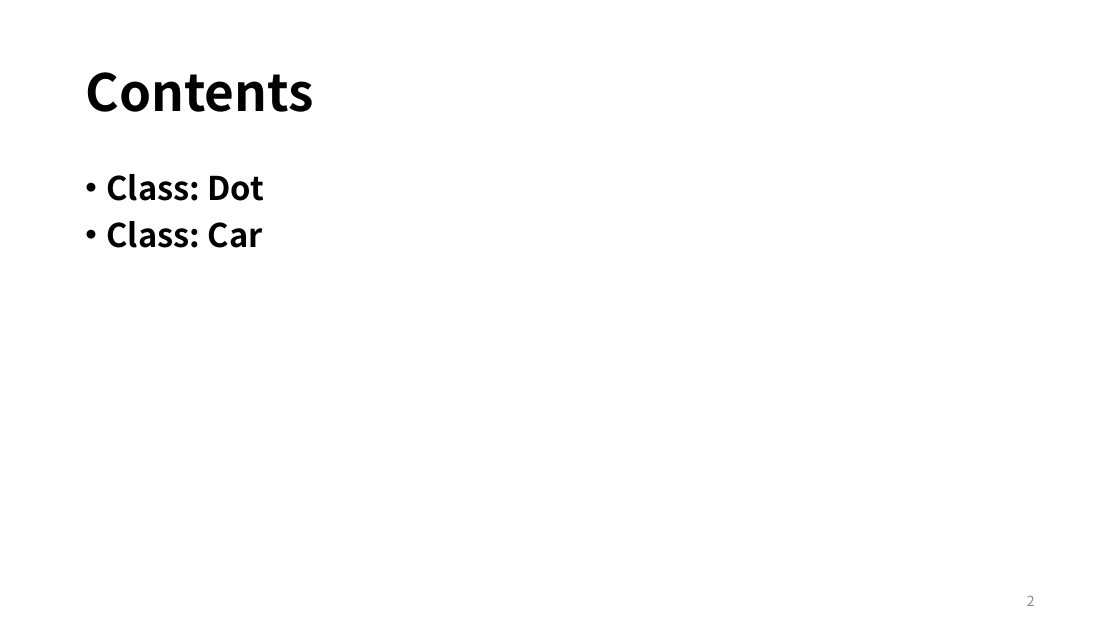
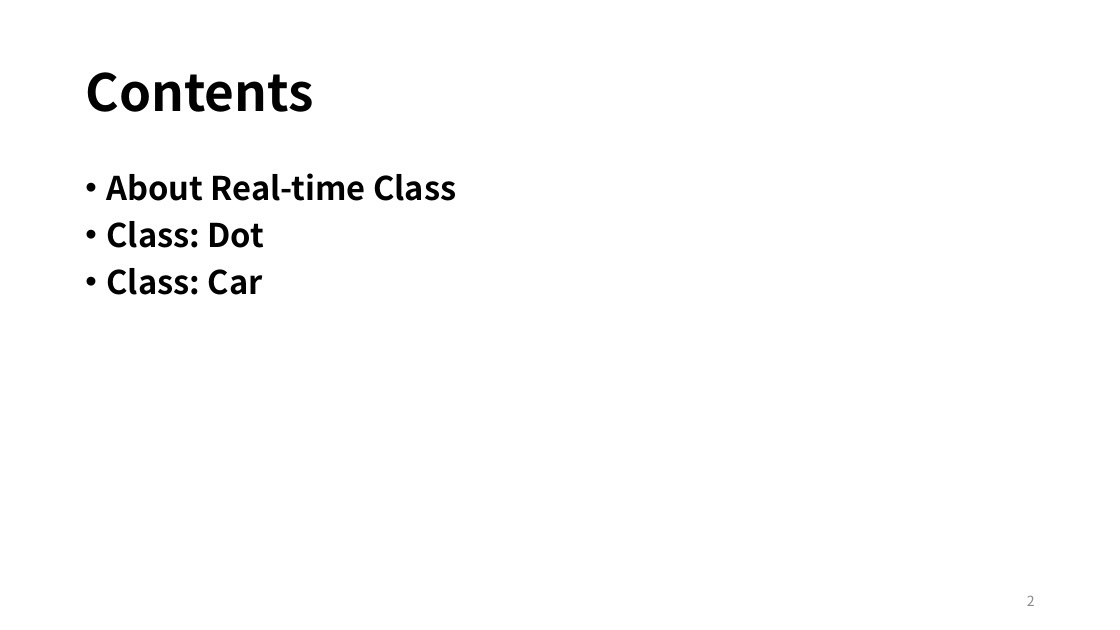
Before and after one commit to EunSeong-Park/EunSeong-Park.github.io, a slide deck: slide 2 of contents/2020_ITinerary/assets/session_1/labsession.pptx. Drawn at 1120x630 pixels with LibreOffice and Linux fonts; fonts in the diff are those of the drawing. Boxes give left, top, right and bottom in pixels: in the first picture for what was removed or moved away, otherwise in the second. Text is boxed around its words. In the diff, an @@ line names an element or a change of style, - is before the commit and + after.

```diff
--- a/contents/2020_ITinerary/assets/session_1/labsession.pptx
+++ b/contents/2020_ITinerary/assets/session_1/labsession.pptx
@@ text at <box>106,173,456,201</box>: paragraph added @@
+• About Real-time Class
```
Also in this commit, not shown: 2 other slides changed, 5 slides added, 14 other files.
